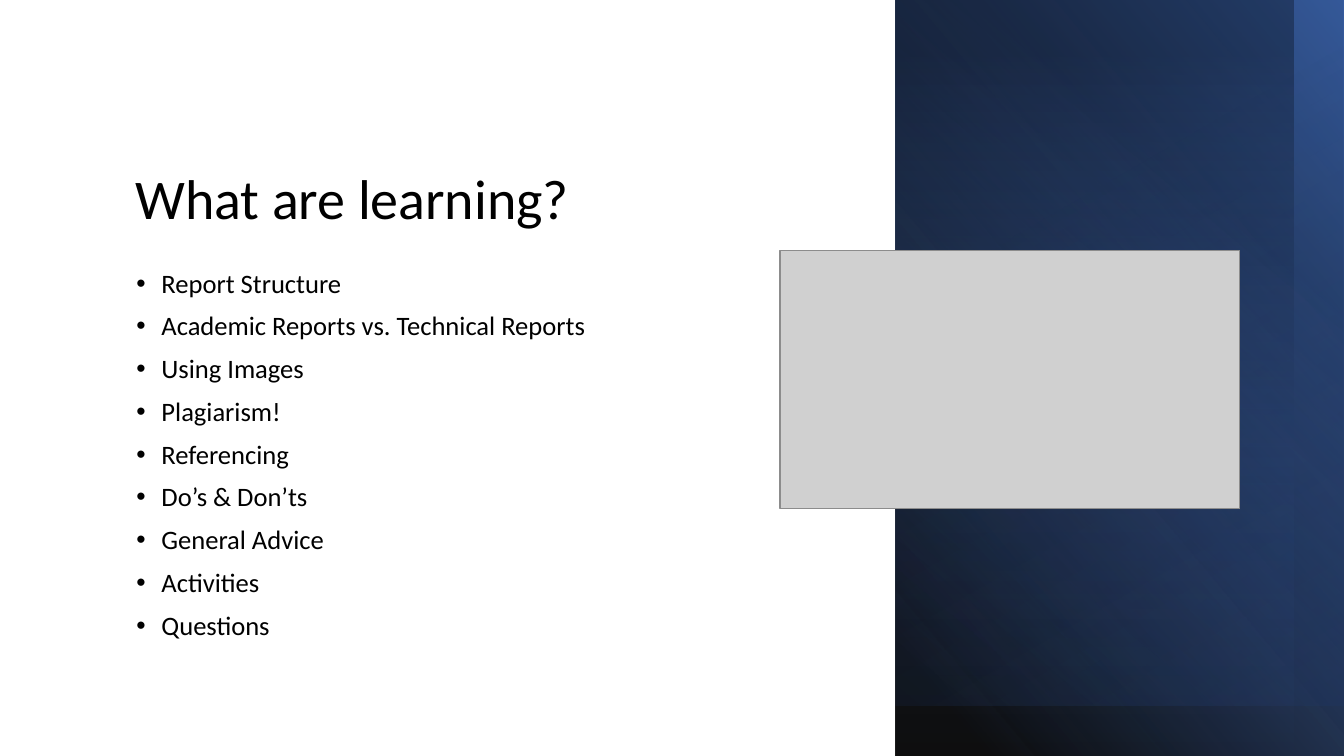
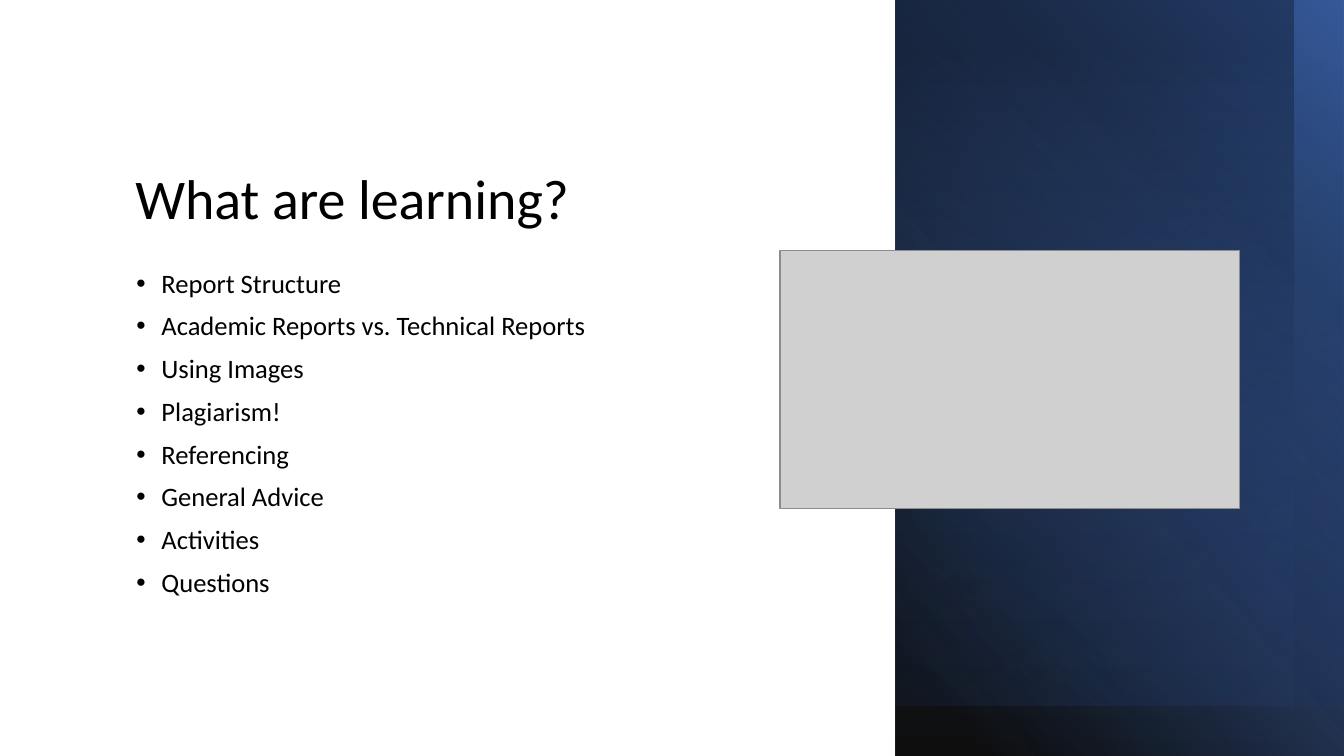
Before and after one commit to robinja4/FlexIT, a slide deck: slide 3 of Report Writing & Referencing.pptx. Drawn at 1344x756 pixels with LibreOffice and Linux fonts; fonts in the diff are those of the drawing; grey boxes stand for pictures. Boxes give left, top, right and bottom in pixels: in the first picture for what was removed or moved away, otherwise in the second. Text is boxed around its words. In the diff, an @@ line names an element or a change of style, - is before the commit and + after.

```diff
--- a/Report Writing & Referencing.pptx
+++ b/Report Writing & Referencing.pptx
@@ text at box(161, 487, 307, 507): paragraph removed @@
-• Do’s & Don’ts
```
Also in this commit, not shown: 4 slides added, 5 other files.
